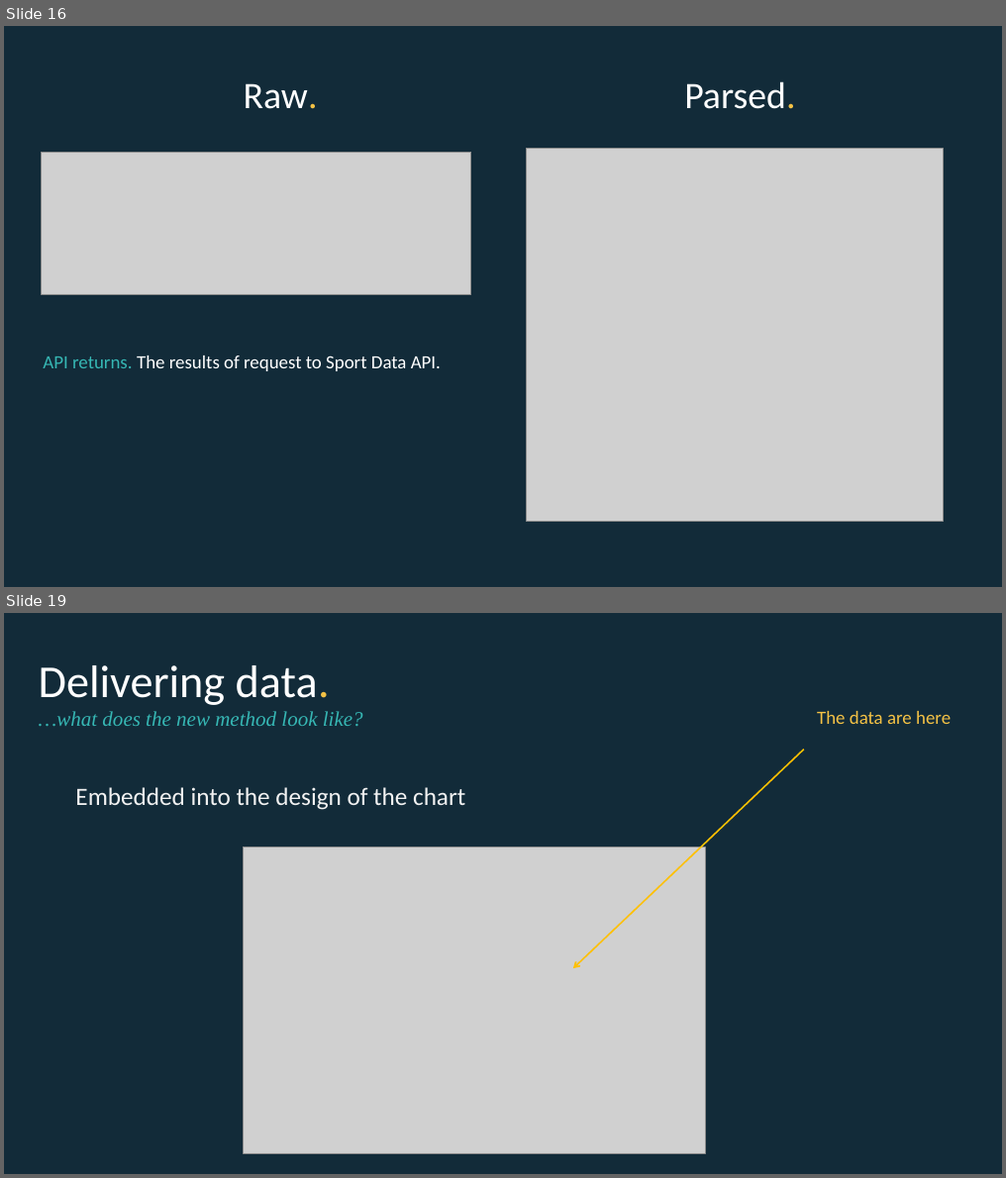
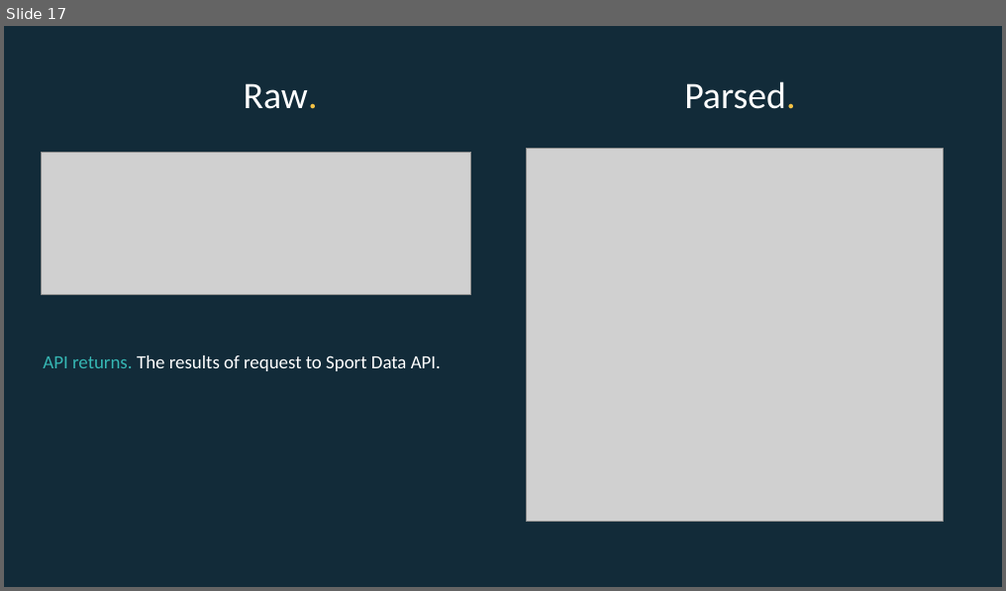
Before and after one commit to EconomicsObservatory/courses, a slide deck: 1/1_Charts_as_data.pptx. Shown one above the other, each under a label of ours: slides 16 and 19 before the commit, slide 17 after it; the slides between them are not shown. The pictures are 1006x1178 and 1006x591 pixels, drawn with LibreOffice and Linux fonts; fonts in the diff are those of the drawing; grey boxes stand for pictures. Boxes give left, top, right and bottom in pixels: in the first picture for what was removed or moved away, otherwise in the second. Text is boxed around its words. In the diff, an @@ line names an element or a change of style, - is before the commit and + after.

```diff
--- a/1/1_Charts_as_data.pptx
+++ b/1/1_Charts_as_data.pptx
@@ slide 19 removed at (4, 613, 1002, 1174), background #122B39 @@
@@ text removed at (39, 665, 363, 726) @@
-Delivering data.
-…what does the new method look like?
@@ text removed at (817, 711, 950, 724) @@
-The data are here
@@ arrow removed from (804, 750) to (573, 968) @@
@@ text removed at (75, 787, 465, 810) @@
-  Embedded into the design of the chart
@@ picture removed at (244, 848, 706, 1155) @@
@@ what was slide 16 is now slide 17 @@
```
Also in this commit, not shown: 7 slides changed, 20 slides added, 5 other slides removed.
